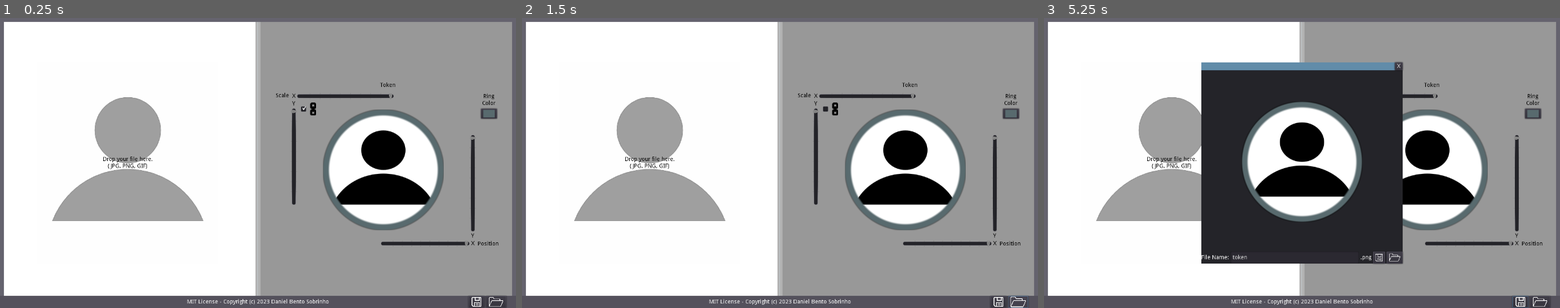
Above: before the commit, frames 1-3 (left to right).
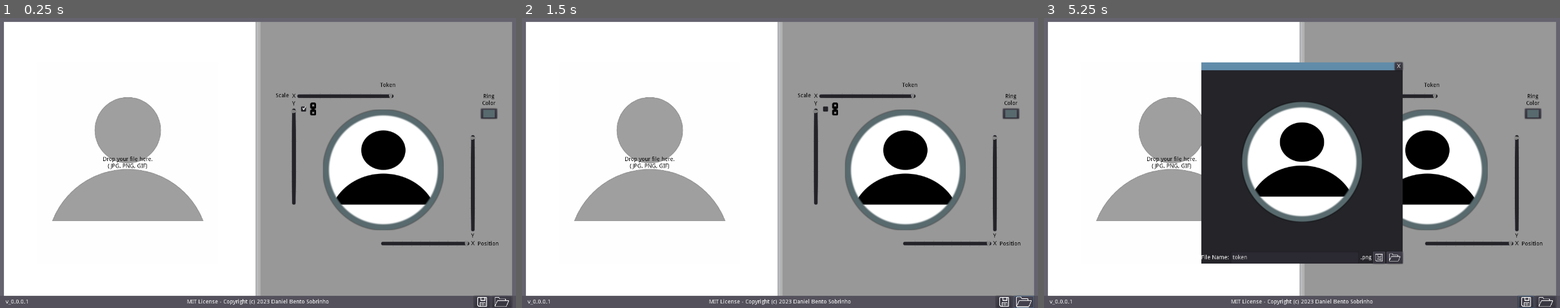
Above: after the commit, the same moments.

Repository: Daniel3dartist/Go.Token
Game: Godot game, scene res://Scenes/Main.tscn
The game is run twice, just before and just after one commit, with the same random seed, the same clock (stepped at 60 frames per second) and the same inputs.
Inputs (mouse positions are in pixels of both pictures, inside the frame that each line leads up to; where the layout moved, square brackets give the same spot in the first picture):
- Up to frame 1 (0.25 s): no input
- Up to frame 2 (1.5 s): click "true" at 0.5 s; click (1022, 302) [1017, 302] at 1.25 s
- Up to frame 3 (5.25 s): click "true" at 2 s; click (1544, 302) [1539, 302] at 2.75 s; click "true" at 3.5 s; click (1544, 302) [1539, 302] at 4.25 s; click (1523, 302) [1518, 302] at 5 s

The runs differ from the first frame. In frame 1, 0.2% of the frame differs, in the area x 1-100%, y 95-100%; in frame 2, 0.2%; in frame 3, 0.2%.

Commit message:
Added web version settings

Diff:
--- a/Scenes/Main.tscn
+++ b/Scenes/Main.tscn
@@ -478,7 +478,16 @@
 size_flags_horizontal = 3
 color = Color( 0.33017, 0.320709, 0.363281, 1 )
 
-[node name="Label" type="Label" parent="ColorRect"]
+[node name="Version" type="Label" parent="ColorRect"]
+anchor_top = 0.5
+anchor_bottom = 0.5
+margin_left = 10.0
+margin_top = -7.0
+margin_right = 96.0
+margin_bottom = 7.0
+text = " v_0.0.0.1"
+
+[node name="MIT_Author" type="Label" parent="ColorRect"]
 anchor_left = 0.5
 anchor_top = 0.5
 anchor_right = 0.5
@@ -496,12 +505,15 @@
 anchor_top = 1.0
 anchor_right = 1.0
 anchor_bottom = 1.0
-margin_left = -118.0
+margin_left = -113.0
 margin_top = -30.0
-rect_min_size = Vector2( 0, 30 )
+margin_right = -10.0
+rect_min_size = Vector2( 95, 30 )
+alignment = 2
 
 [node name="Save_Button" type="Button" parent="ColorRect/HBoxContainer"]
-margin_right = 40.0
+margin_left = 9.0
+margin_right = 49.0
 margin_bottom = 30.0
 rect_min_size = Vector2( 40, 30 )
 size_flags_horizontal = 0
@@ -511,8 +523,8 @@
 expand_icon = true
 
 [node name="Dir" type="Button" parent="ColorRect/HBoxContainer"]
-margin_left = 44.0
-margin_right = 94.0
+margin_left = 53.0
+margin_right = 103.0
 margin_bottom = 30.0
 rect_min_size = Vector2( 50, 30 )
 size_flags_horizontal = 0
--- a/Scripts/Main.gd
+++ b/Scripts/Main.gd
@@ -1,6 +1,8 @@
 extends Control
 
+
 var BASE_PATH = OS.get_executable_path().get_base_dir() #'user://'
+var is_index = OS.get_executable_path()
 var is_mouse_in : bool = false
 
 onready var TexRect = $'Panel/HBoxContainer/Panel/CenterContainer/Char_Image'
@@ -9,9 +11,14 @@
 
 onready var savepanel = preload("res://Scenes/save_panel.tscn")
 
+#tmp_js_export
+func _ready():
+	var dir_open = $'ColorRect/HBoxContainer/Dir'
+	if is_index == 'index':
+		dir_open.visible = false
+	else:
+		dir_open.visible = true
 
-func _ready():
-#	OS.shell_open(OS.get_base_dir())
 	get_tree().connect('files_dropped', self, '_on_files_dropped')
 	init()
 
@@ -53,6 +60,11 @@
 	var path = BASE_PATH + '/tokens/'
 	print(path + save_path)
 	img.save_png(str(path + save_path))
+	if is_index != 'index':
+		img.save_png(str(path + save_path))
+	else:
+		var buf = img.save_png_to_buffer()
+		JavaScript.download_buffer(buf, save_path)
 
 
 func _Open_Dir():
--- a/Scripts/save_panel.gd
+++ b/Scripts/save_panel.gd
@@ -1,5 +1,13 @@
 extends Panel
 
+var is_index = OS.get_executable_path()
+
+func _ready():
+	var dir_open = $'VBoxContainer/HBoxContainer2/Dir_path'
+	if is_index == 'index':
+		dir_open.visible = false
+	else:
+		dir_open.visible = true
 
 func _on_exit_button_up():
 	self.get_parent().visible = false
Binary file added: Base_Image/Linux_silhueta.png
Not shown, added: Base_Image/Linux_silhueta.png.import
Binary file added: Base_Image/Token_Linux_Itch.io_Thumb.png
Not shown, added: Base_Image/Token_Linux_Itch.io_Thumb.png.import
Binary file added: Base_Image/Token_Logo_Itch.io_Thumb.png
Not shown, added: Base_Image/Token_Logo_Itch.io_Thumb.png.import
Binary file added: Base_Image/Token_Logo_Itch.io_Thumb_No_BG.png
Not shown, added: Base_Image/Token_Logo_Itch.io_Thumb_No_BG.png.import
Not shown, changed: export_presets.cfg
Not shown, added: Base_Image/Linux_silhueta.png~
Not shown, added: Base_Image/Token.kra
Not shown, added: Base_Image/Token.kra~
(and 2 more such lines)
